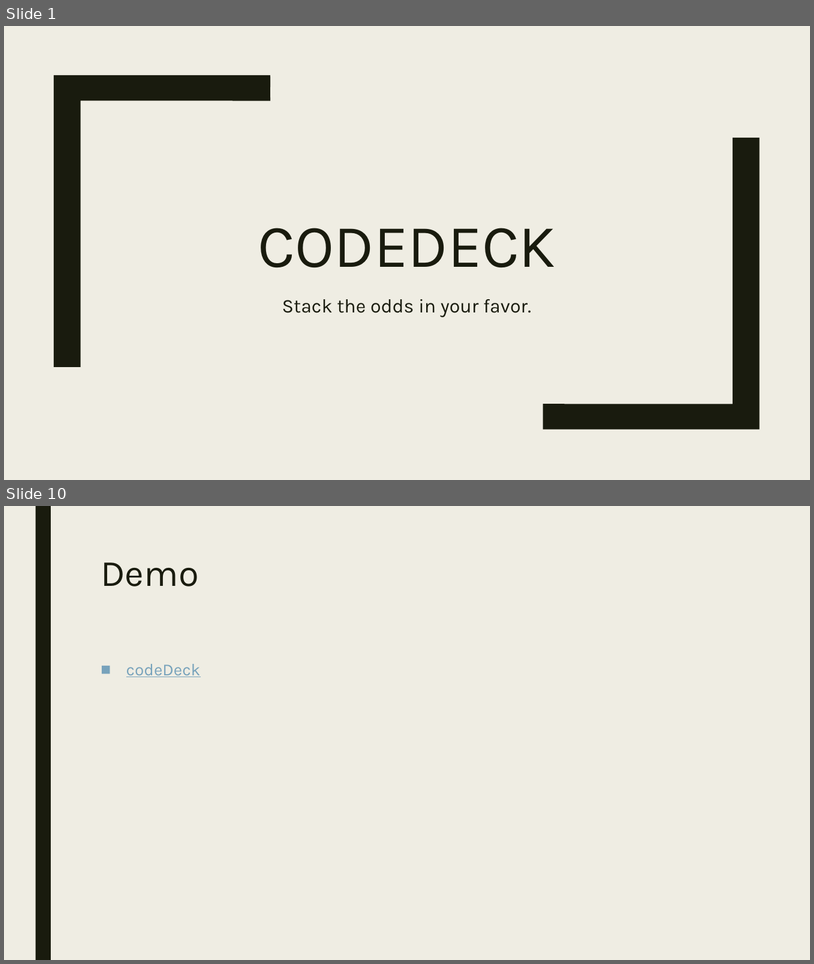
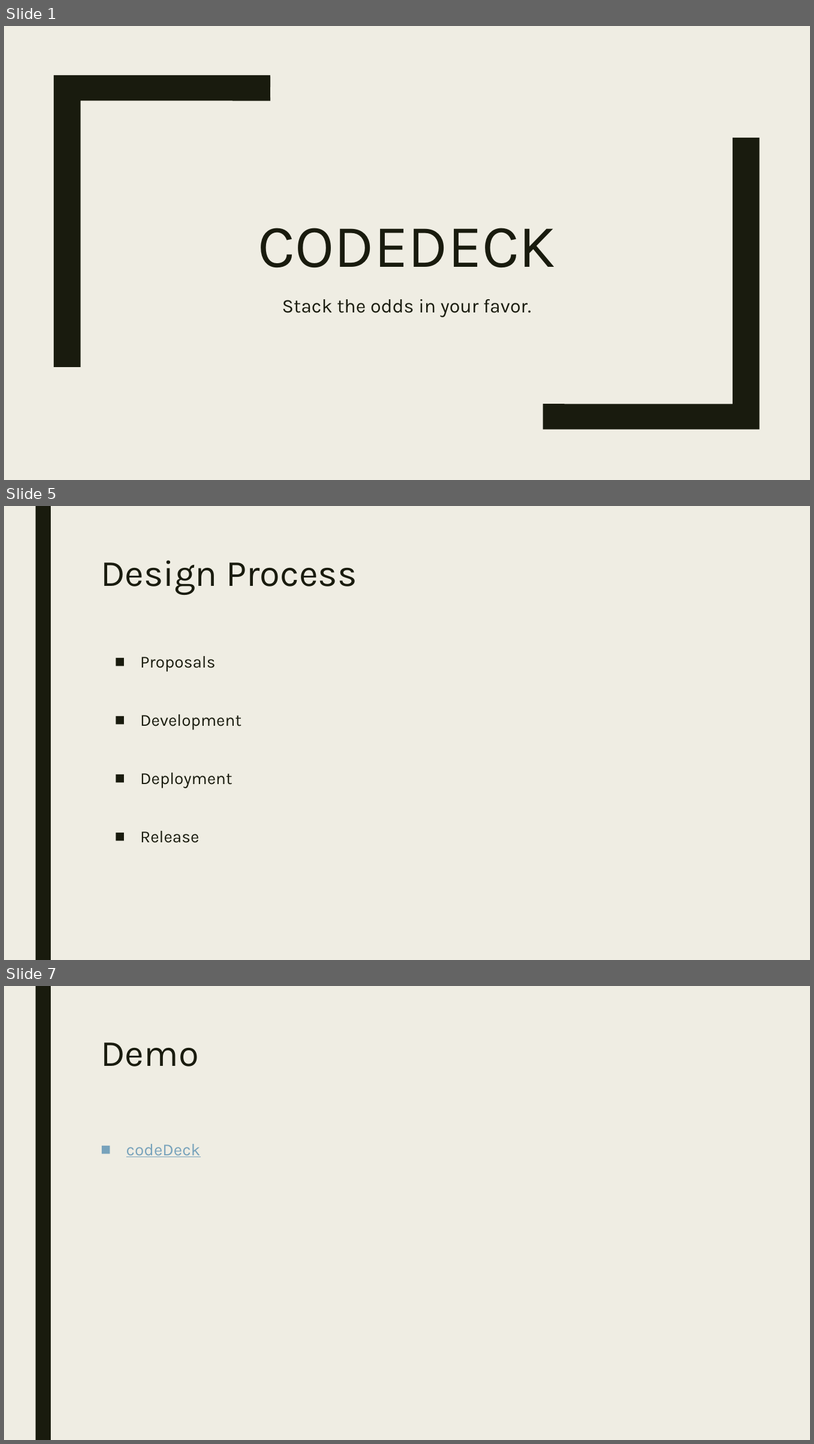
Before and after one commit to codeDeck-Learning-Tools/codeDeck, a slide deck: powerpoint/codeDeck2.pptx. Shown one above the other, each under a label of ours: slides 1 and 10 before the commit, slides 1, 5 and 7 after it; the slides between them are not shown. The pictures are 814x964 and 814x1444 pixels, drawn with LibreOffice and Linux fonts; fonts in the diff are those of the drawing. Boxes give left, top, right and bottom in pixels: in the first picture for what was removed or moved away, otherwise in the second. Text is boxed around its words. In the diff, an @@ line names an element or a change of style, - is before the commit and + after.

```diff
--- a/powerpoint/codeDeck2.pptx
+++ b/powerpoint/codeDeck2.pptx
@@ slide 5 added at (x1=4, y1=506, x2=810, y2=960), background #EFEDE3; not listed: 1 template element that a slide beside it also shows @@
@@ title added at (x1=101, y1=560, x2=357, y2=595), 44 pt, text #191B0E @@
+Design Process
@@ text added at (x1=140, y1=656, x2=242, y2=843), 20 pt, text #191B0E @@
+■ Proposals
+■ Development
+■ Deployment
+■ Release
@@ what was slide 10 is now slide 7 @@
```
Also in this commit, not shown: 8 slides changed, 4 slides removed.
